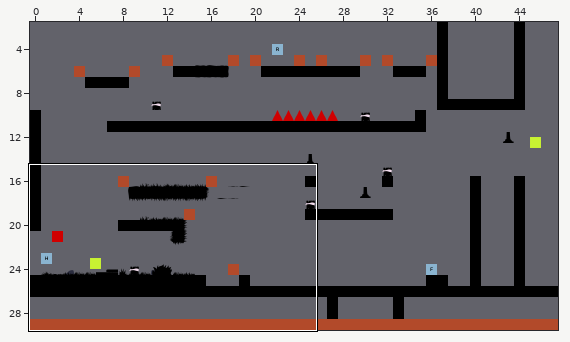
Level history. Tiled map: maps/test/testScene.tmx. Above, an overview of the earlier version with the close-up marked.
Close-up. The starting point:
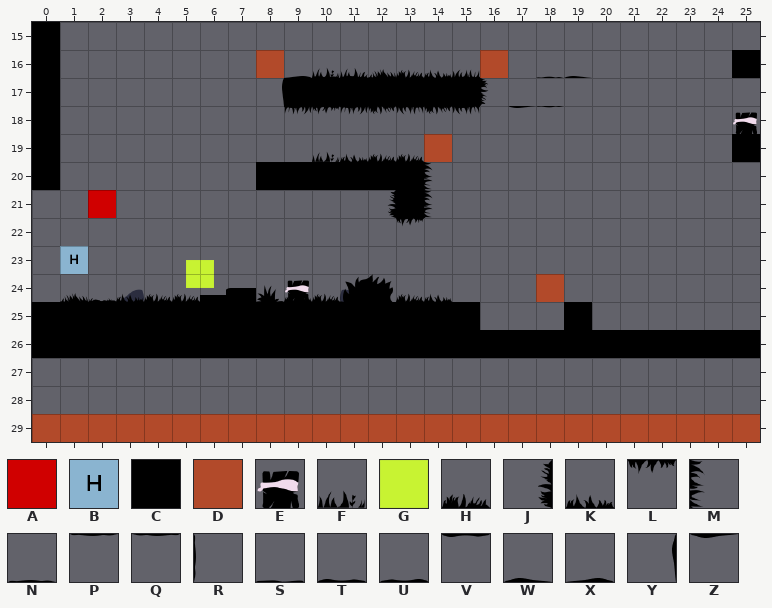
Cells are 64x64 px. Shown: x 0..25, y 15..29. The commit also changed other parts of the map, which this record leaves out.
Key: from "placeholder_test": A 43, B 56, C 78, D 81, E 85, F 116, G 131, H 156, J 156 turned 270, K 157, L 157 flipped up-down, M 158 turned 90, N 159, P 159 flipped up-down, Q 159 turned 180, R 159 turned 90, S 160, T 161, U 161 flipped left-right, V 161 flipped up-down, W 162, X 162 flipped left-right, Y 162 flipped on the diagonal, Z 162 flipped up-down.
_ is an empty cell.
Objects are placed by their top-left corner, in cells (3,4 is the top-left corner of cell 3,4); size is 1x1 cell unless given.
Layers that did not change in this view are not listed.
Layer "layer_deadZone" before, first column x 0:
15 __________________________
16 __________________________
17 __________________________
18 __________________________
19 __________________________
20 __________________________
21 __________________________
22 __________________________
23 __________________________
24 __________________________
25 __________________________
26 __________________________
27 __________________________
28 __________________________
29 DDDDDDDDDDDDDDDDDDDDDDDDDD
Layer "layer_platforms" before, first column x 0:
15 C_________________________
16 C________XTWN__N__NW_____C
17 C_______YCCCCCCCR_________
18 C________ZVZ_VQZ_ZP_______
19 C_________FKHH___________C
20 C_______CCCCCCM___________
21 __A_________JCM___________
22 _____________L____________
23 __________________________
24 __U_____S__T______________
25 CCCCCCCCCCCCCCCC___C______
26 CCCCCCCCCCCCCCCCCCCCCCCCCC
27 __________________________
28 __________________________
29 __________________________
Objects on layer "Box" before:
E at 25,18
E at 9,24
Objects on layer "SpawnHog" before:
B at 1,23
Objects on layer "Cure" before:
G at 5.5,23.5
The result:
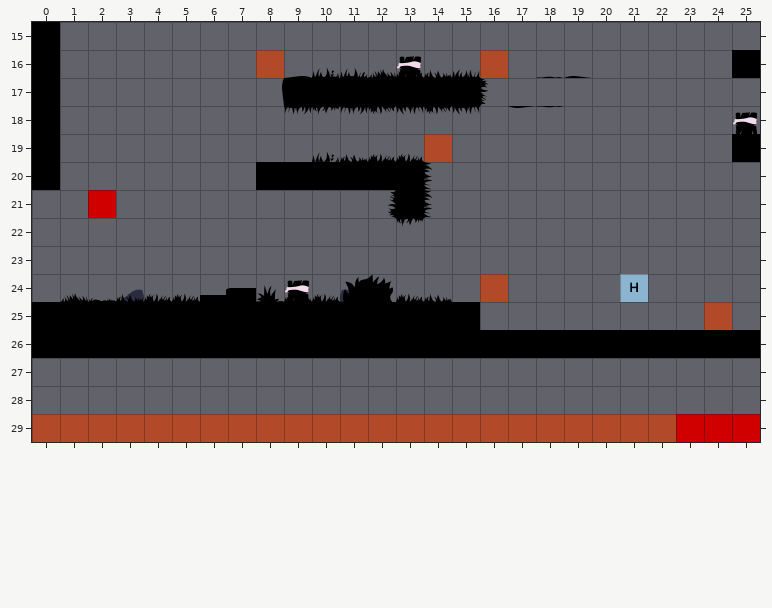
Edits made:
Layer "layer_deadZone":
The edit turns tile D into tile A in row 29 at x 23 to 25.
Layer "layer_platforms":
The author cleared tile C in row 25 at x 19.
Layer "layer_limits":
There is now tile D in row 24 at x 16; in row 25 at x 24.
The author cleared tile D in row 24 at x 18.
Layer "Box":
Object E at 13,16 comes in from outside this view.
Layer "SpawnHog":
Object B at 1,23 becomes B at 21,24.
Layer "Cure":
Object G at 5.5,23.5 is removed.
Boxes around the changes in both close-ups, in picture pixels (x1, y1, x2, y2):
new place: (397, 56, 421, 78)
old place: (60, 246, 88, 274)
removed: (186, 260, 214, 288)
added: (480, 274, 508, 302)
removed: (536, 274, 592, 330)
new place: (620, 274, 648, 302)
added: (704, 302, 732, 330)
changed: (676, 414, 760, 442)
